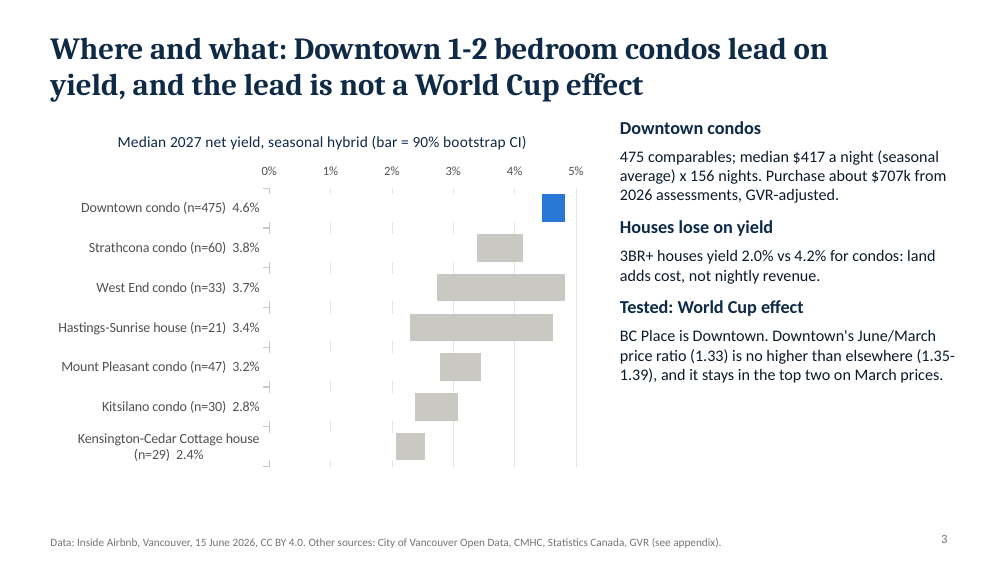
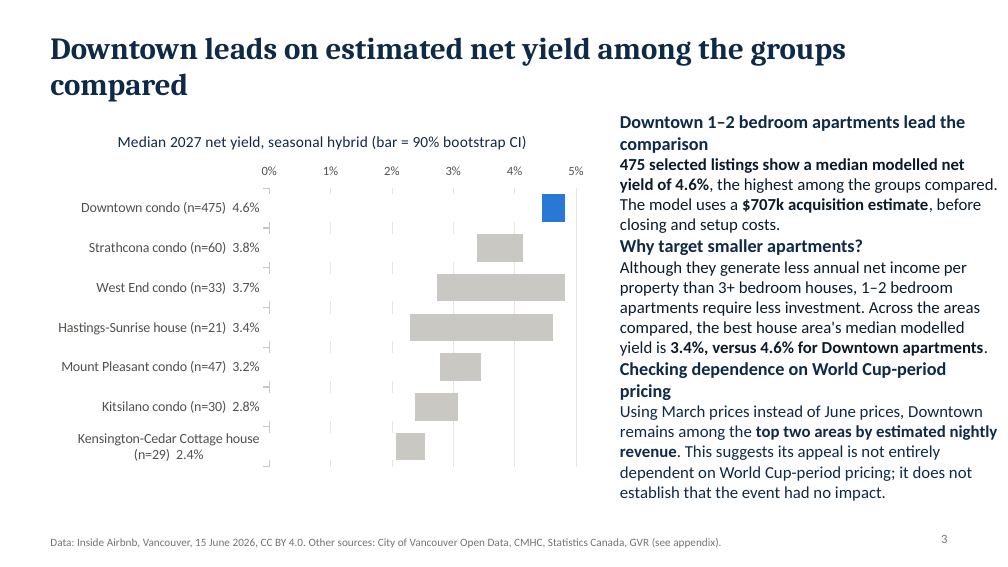
Before and after one commit to alexmdy/datajam2026, a slide deck: slide 3 of deck/DDD_DataJam2026_Pitch.pptx. Drawn at 1008x567 pixels with LibreOffice and Linux fonts; fonts in the diff are those of the drawing. Boxes give left, top, right and bottom in pixels: in the first picture for what was removed or moved away, otherwise in the second. Text is boxed around its words. In the diff, an @@ line names an element or a change of style, - is before the commit and + after.

```diff
--- a/deck/DDD_DataJam2026_Pitch.pptx
+++ b/deck/DDD_DataJam2026_Pitch.pptx
@@ title at bbox=[50, 37, 846, 102]: text changed @@
-Where and what: Downtown 1-2 bedroom condos lead on yield, and the lead is not a World Cup effect
+Downtown leads on estimated net yield among the groups compared
@@ text at bbox=[620, 115, 998, 501]: text changed; size 11.5 to 12 pt @@
-Downtown condos
-475 comparables; median $417 a night (seasonal average) x 156 nights. Purchase about $707k from 2026 assessments, GVR-adjusted.
-Houses lose on yield
-3BR+ houses yield 2.0% vs 4.2% for condos: land adds cost, not nightly revenue.
-Tested: World Cup effect
-BC Place is Downtown. Downtown's June/March price ratio (1.33) is no higher than elsewhere (1.35-1.39), and it stays in the top two on March prices.
+Downtown 1–2 bedroom apartments lead the comparison
+475 selected listings show a median modelled net yield of 4.6%, the highest among the groups compared. The model uses a $707k acquisition estimate, before closing and setup costs.
+Why target smaller apartments?
+Although they generate less annual net income per property than 3+ bedroom houses, 1–2 bedroom apartments require less investment. Across the areas compared, the best house area's median modelled yield is 3.4%, versus 4.6% for Downtown apartments.
+Checking dependence on World Cup-period pricing
+Using March prices instead of June prices, Downtown remains among the top two areas by estimated nightly revenue. This suggests its appeal is not entirely dependent on World Cup-period pricing; it does not establish that the event had no impact.
```
Also in this commit, not shown: 7 other slides changed, 3 other files.
